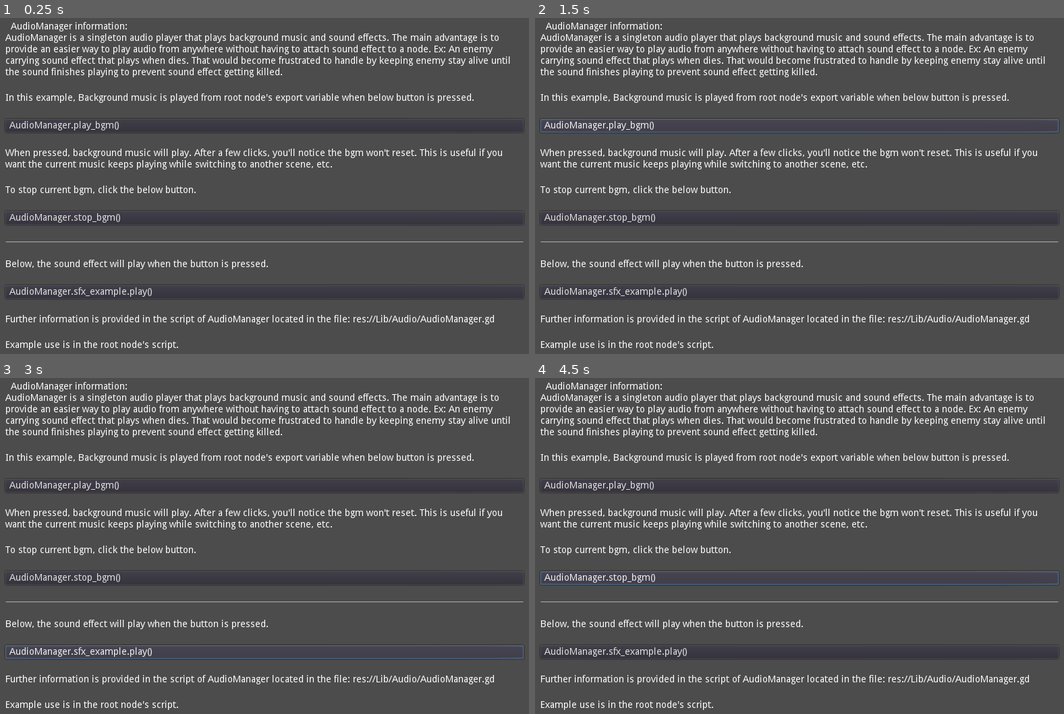
Above: before the commit, frames 1-4 (two rows, left to right).
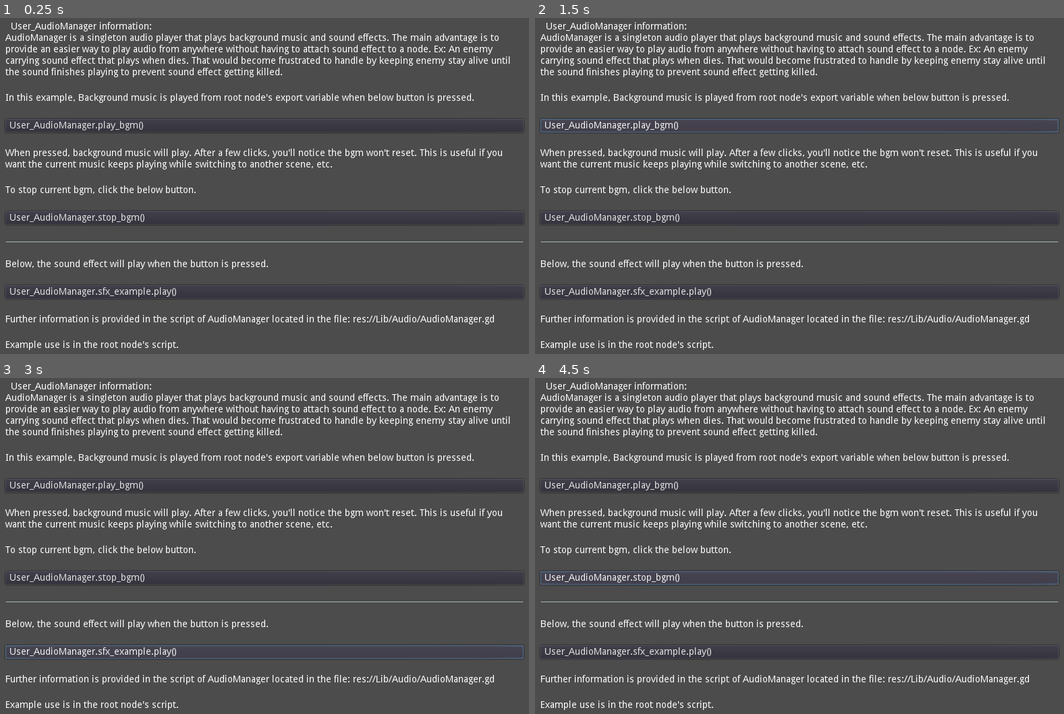
Above: after the commit, the same moments.

Repository: Firstject/Godot---My-Library-Helper
Game: Godot game, scene res://ExampleUsage/UsingAudioManager/UsingAudioManager.tscn
Same seed, same stepped clock (60 frames per second), same inputs: the game is played once before the commit and once after it. The project has no main scene, so this scene is started directly.
Inputs:
- Up to frame 1 (0.25 s): no input
- Up to frame 2 (1.5 s): click "AudioManager.stop_bgm()" (after the commit: "User_AudioManager.stop_bgm()") at 0.5 s; click "AudioManager.play_bgm()" (after the commit: "User_AudioManager.play_bgm()") at 1.25 s
- Up to frame 3 (3 s): click "AudioManager.play_bgm()" (after the commit: "User_AudioManager.play_bgm()") at 2 s; click "AudioManager.sfx_example.play…" (after the commit: "User_AudioManager.sfx_example…") at 2.75 s
- Up to frame 4 (4.5 s): click "AudioManager.sfx_example.play…" (after the commit: "User_AudioManager.sfx_example…") at 3.5 s; click "AudioManager.stop_bgm()" (after the commit: "User_AudioManager.stop_bgm()") at 4.25 s

The runs differ from the first frame. In frame 1, 1.3% of the frame differs, in the area x 1-34%, y 1-83%; in frame 2, 1.3%; in frame 3, 1.3%; in frame 4, 1.3%.

Commit message:
Class Name Changes & Improved Explainations
All classes now have prefix of 'User_' to avoid confusion with built-in classes.

Diff:
--- a/ExampleUsage/UsingAudioManager/UsingAudioManager.gd
+++ b/ExampleUsage/UsingAudioManager/UsingAudioManager.gd
@@ -3,17 +3,18 @@
 export(AudioStreamOGGVorbis) var background_music
 
 #We want to play background music after the button
-#is pressed. By calling #AudioManager, this can be done through scripting.
+#is pressed. By calling User_AudioManager, this
+#can be done through scripting.
 func _on_PlayBgmButton_pressed() -> void:
 	#Play BGM!
 	if background_music != null:
-		AudioManager.play_bgm(background_music)
+		User_AudioManager.play_bgm(background_music)
 
 #This will stop current bgm
 func _on_StopBgmButton2_pressed() -> void:
-	AudioManager.stop_bgm()
+	User_AudioManager.stop_bgm()
 
 #This will play sound effect by calling
 #AudioManager's variable.
 func _on_PlaySfxButton_pressed() -> void:
-	AudioManager.sfx_example.play()
+	User_AudioManager.sfx_example.play()
--- a/ExampleUsage/UsingAudioManager/UsingAudioManager.tscn
+++ b/ExampleUsage/UsingAudioManager/UsingAudioManager.tscn
@@ -29,7 +29,7 @@
 [node name="Label7" type="Label" parent="Explainations/MarginContainer/VBoxContainer"]
 margin_right = 768.0
 margin_bottom = 82.0
-text = "  AudioManager information:
+text = "  User_AudioManager information:
 AudioManager is a singleton audio player that plays background music and sound effects. The main advantage is to provid …(290 unchanged characters)…
 autowrap = true
 
@@ -44,7 +44,7 @@
 margin_top = 144.0
 margin_right = 768.0
 margin_bottom = 164.0
-text = "AudioManager.play_bgm()"
+text = "User_AudioManager.play_bgm()"
 align = 0
 
 [node name="Label3" type="Label" parent="Explainations/MarginContainer/VBoxContainer"]
@@ -65,7 +65,7 @@
 margin_top = 281.0
 margin_right = 768.0
 margin_bottom = 301.0
-text = "AudioManager.stop_bgm()"
+text = "User_AudioManager.stop_bgm()"
 align = 0
 
 [node name="HSeparator" type="HSeparator" parent="Explainations/MarginContainer/VBoxContainer"]
@@ -84,7 +84,7 @@
 margin_top = 391.0
 margin_right = 768.0
 margin_bottom = 411.0
-text = "AudioManager.sfx_example.play()"
+text = "User_AudioManager.sfx_example.play()"
 align = 0
 
 [node name="Label6" type="Label" parent="Explainations/MarginContainer/VBoxContainer"]
--- a/ExampleUsage/UsingSpriteCycling/UsingSpriteCycling.tscn
+++ b/ExampleUsage/UsingSpriteCycling/UsingSpriteCycling.tscn
@@ -1,7 +1,24 @@
-[gd_scene load_steps=3 format=2]
+[gd_scene load_steps=4 format=2]
 
 [ext_resource path="res://Lib/SpriteCycling/SpriteCycling.tscn" type="PackedScene" id=1]
 [ext_resource path="res://icon.png" type="Texture" id=2]
+
+[sub_resource type="Animation" id=1]
+resource_name = "New Anim"
+length = 2.0
+loop = true
+tracks/0/type = "value"
+tracks/0/path = NodePath(".:position")
+tracks/0/interp = 1
+tracks/0/loop_wrap = true
+tracks/0/imported = false
+tracks/0/enabled = true
+tracks/0/keys = {
+"times": PoolRealArray( 0, 1, 2 ),
+"transitions": PoolRealArray( -2, -2, 1 ),
+"update": 0,
+"values": [ Vector2( 444.316, 305.933 ), Vector2( 629.329, 355.571 ), Vector2( 444.316, 305.933 ) ]
+}
 
 [node name="UsingSpriteCycling" type="Node"]
 
@@ -26,6 +43,10 @@
 position = Vector2( 444.316, 305.933 )
 scale = Vector2( 1.92106, 1.92106 )
 texture = ExtResource( 2 )
+
+[node name="AnimationPlayer" type="AnimationPlayer" parent="Node2/Sprite"]
+autoplay = "New Anim"
+"anims/New Anim" = SubResource( 1 )
 
 [node name="Sprite2" type="Sprite" parent="Node2"]
 position = Vector2( 531.146, 315.219 )
--- a/Lib/Audio/AudioManager.gd
+++ b/Lib/Audio/AudioManager.gd
@@ -1,7 +1,7 @@
 #AudioManager
 #Code by: First
 
-# AudioManager is a singleton audio player that plays
+# User_AudioManager is a singleton audio player that plays
 # background music and sound effects. The main advantage
 # is to provide an easier way to play audio from anywhere
 # without having to attach sound effect to a node. Ex: An
@@ -15,7 +15,7 @@
 
  ### USAGE ###
 # To add a new sound effect, add a child node 'AudioStreamPlayer'
-# and place it under node path: /AudioManager/SFX/
+# and place it anywhere you like.
 # Once added, load a sound file (*.wav) to a property of
 # 'Stream'.
 # After a sound file is loaded, add a new variable:
@@ -23,35 +23,38 @@
 #            named 'Sfx_Explosion' and loaded a file named
 #            'explosion.wav', you might want to add
 #            variable in this script to make it appear
-#            when using auto-completion from AudioManager.
+#            when using auto-completion from User_AudioManager.
 #            Variable should follow the pattern:
 #            onready var sfx_explosion : AudioStreamPlayer = $SFX/Sfx_Explosion
-# After variable is added, you can now call AudioManager
+# After variable is added, you can now call User_AudioManager
 # follow by name of a sound effect. Here's an example how
 # to use from other node:
 #----------------------------------------
 # func _ready():
-#     AudioManager.sfx_explosion.play()
+#     User_AudioManager.sfx_explosion.play()
 #----------------------------------------
 # Don't worry. play() function will automatically appear
 # as auto-completion after you've typed the variable name.
 #
 #
-# To play a background music, call AudioManager and
-# play_bgn function. Ex:
+# To play a background music, call User_AudioManager
+# and play_bgn function. Ex:
 #
-#    AudioManager.play_bgm(bgm)
+#    User_AudioManager.play_bgm(bgm)
 #
 # NOTE: bgm must be object of AudioStreamOGGVorbis.
 # There's no need to add Background music node here.
 # The file can be loaded and sent into here directly.
 
 # This is Auto-loaded scene and script file. Please add
-# the scene file of AudioManager as AutoLoad in project
-# setting.
+# the scene file of User_AudioManager as AutoLoad in
+# the project setting.
+# When added, please rename 'AudioManager' class name
+# to 'User_AudioManager' to avoid confusion with
+# built-in classes.
 
 # PROs:
-# - Can be called directly as AudioManager.sfx_yoursfxname
+# - Can be called directly as User_AudioManager.sfx_yoursfxname
 #   without having to add a AudioStreamPlayer node or
 #   AudioStreamPlayer2D or AudioStreamPlayer3D anywhere.
 # - Sound file is played here without getting process
@@ -68,7 +71,7 @@
 #   This ensures that the script will work when called
 #   and no error will occured.
 # CONs:
-# - Takes more time to setup sound on AudioManager. This
+# - Takes more time to setup sound on User_AudioManager. This
 #   includes: Creating node > Assign a sound file > and
 #   creating a variable to make it work. 3 steps trouble
 #   at the cost making it easier to play an audio here.
@@ -77,7 +80,7 @@
 # - There's no other easier way to restart current bgm
 #   while it's being played unless you call stop_bgm()
 #   and then play_bgm() again.
-# - Calling AudioManager.sfx_yoursfx.stop() while
+# - Calling User_AudioManager.sfx_yoursfx.stop() while
 #   it is being stopped can crashes the game and
 #   cause Socket Error: 10054. It's best avoid using
 #   stop() on sound effects.
--- a/Lib/Audio/AudioManager.tscn
+++ b/Lib/Audio/AudioManager.tscn
@@ -93,7 +93,7 @@
 "values": [ -6.0, 0.0 ]
 }
 
-[node name="AudioManager" type="Node"]
+[node name="User_AudioManager" type="Node"]
 pause_mode = 2
 script = ExtResource( 1 )
 
--- a/Lib/BulletBehavior/BulletBehavior.gd
+++ b/Lib/BulletBehavior/BulletBehavior.gd
@@ -15,7 +15,7 @@
 
 extends Node
 
-class_name BulletBehavior
+class_name User_BulletBehavior2D
 
 signal distance_travelled_reached
 signal stopped_moving
--- a/Lib/SpriteCycling/SpriteCycling.gd
+++ b/Lib/SpriteCycling/SpriteCycling.gd
@@ -23,7 +23,7 @@
 
 #tool
 extends Node
-class_name Iterable
+class_name User_SpriteCycling2D
 
 export(bool) var enabled = true
 export(Array, int) var frames_per_iterate = [0] #Array length should be power of n. e.g. 1, 2, 4, or 8, ..
--- a/project.godot
+++ b/project.godot
@@ -10,18 +10,18 @@
 
 _global_script_classes=[ {
 "base": "Node",
-"class": "BulletBehavior",
+"class": "User_BulletBehavior2D",
 "language": "GDScript",
 "path": "res://Lib/BulletBehavior/BulletBehavior.gd"
 }, {
 "base": "Node",
-"class": "Iterable",
+"class": "User_SpriteCycling2D",
 "language": "GDScript",
 "path": "res://Lib/SpriteCycling/SpriteCycling.gd"
 } ]
 _global_script_class_icons={
-"BulletBehavior": "",
-"Iterable": ""
+"User_BulletBehavior2D": "",
+"User_SpriteCycling2D": ""
 }
 
 [application]
@@ -31,7 +31,7 @@
 
 [autoload]
 
-AudioManager="*res://Lib/Audio/AudioManager.tscn"
+User_AudioManager="*res://Lib/Audio/AudioManager.tscn"
 
 [display]
 
